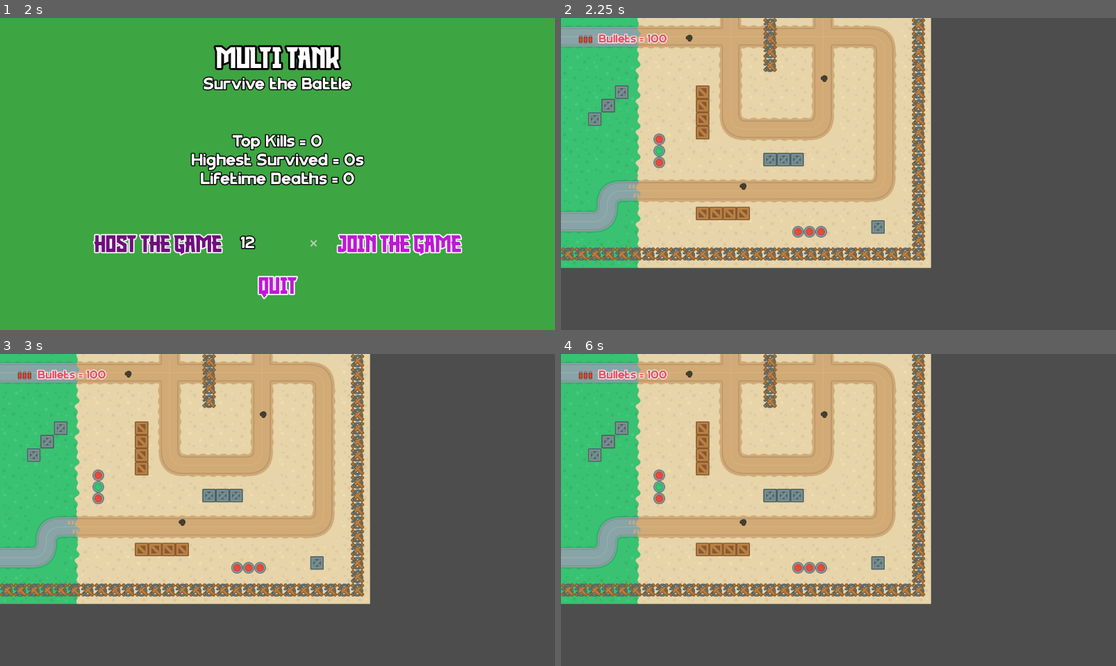
Above: before the commit, frames 1-4 (two rows, left to right).
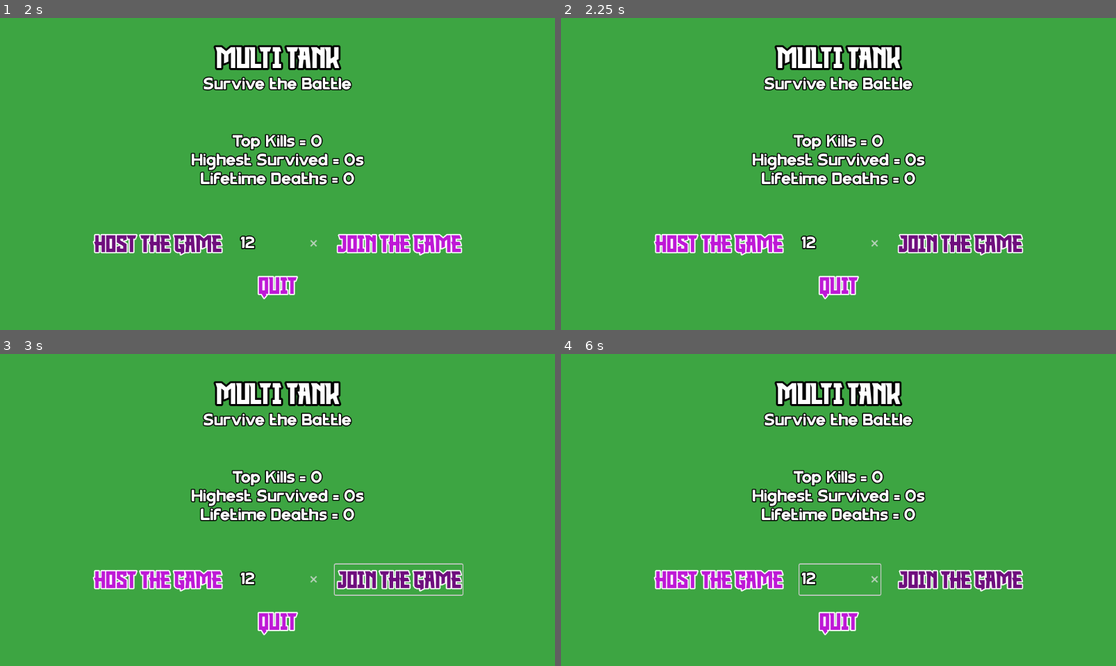
Above: after the commit, the same moments.

Repository: ki8yk8/game-dev-resolution
Game: Godot game, scene res://Scenes/main_menu.tscn
Two runs of this game, one before a commit and one after it. Both use one fixed random seed, a clock stepped at 60 frames per second and the inputs below.
Inputs (mouse positions are in pixels of both pictures, inside the frame that each line leads up to):
- Up to frame 1 (2 s): click (277, 242) at 0.52 s; type "12" at 0.6 s; click "Host The Game" at 1.25 s
- Up to frame 2 (2.25 s): click "Join the Game" at 2 s
- Up to frame 3 (3 s): hold Right (right) from 2.78 s (still down); tap Alt at 2.85 s
- Up to frame 4 (6 s): release Right (right) at 3.53 s; hold S (down) 3.53-4.28 s; tap Shift at 3.6, 5.1 s; hold Right (right) 4.28-5.03 s; tap Alt at 4.35, 5.85 s; hold Up (up) 5.03-5.78 s; hold Left (left) from 5.78 s (still down)

Frame 1 is identical in both runs. In frame 2, 100% of the frame differs, in the area x 0-100%, y 0-100%; in frame 3, 100%; in frame 4, 100%.

Commit message:
updates code for interacting from main menu

Diff:
--- a/Scenes/main_menu.tscn
+++ b/Scenes/main_menu.tscn
@@ -169,5 +169,6 @@
 text = "Quit"
 flat = true
 
-[connection signal="pressed" from="MarginContainer/VBoxContainer/MarginContainer2/HBoxContainer/ClientJoin" to="." method="_on_start_the_game_pressed"]
+[connection signal="pressed" from="MarginContainer/VBoxContainer/MarginContainer2/HBoxContainer/HostJoin" to="." method="_on_host_join_pressed"]
+[connection signal="pressed" from="MarginContainer/VBoxContainer/MarginContainer2/HBoxContainer/ClientJoin" to="." method="_on_client_join_pressed"]
 [connection signal="pressed" from="MarginContainer/VBoxContainer/HBoxContainer2/Quit" to="." method="_on_quit_pressed"]
--- a/Scripts/game_manager.gd
+++ b/Scripts/game_manager.gd
@@ -1,6 +1,12 @@
 extends Node
 
+const PORT = 8911
+const MAX_TANKS = 4
 const BULLETS_SPAWN_DELAY = 10    # in seconds
+
+var peer: ENetMultiplayerPeer
+var bullet_counter = 0
+var game_scene: Node = null
 
 var GAME_STATE = {
 	"top_kills": 0,
@@ -10,3 +16,54 @@
 
 func get_game_state() -> Dictionary:
 	return GAME_STATE
+
+func host_game() -> bool:
+	peer = ENetMultiplayerPeer.new()
+	var error = peer.create_server(PORT, MAX_TANKS)
+	if error != OK:
+		print("Failed to connect")
+		return false
+
+	multiplayer.multiplayer_peer = peer
+	print("Game Hosting Started", PORT)
+	return true
+
+func join_game(ip_address: String) -> bool:
+	peer = ENetMultiplayerPeer.new()
+	var error = peer.create_client(ip_address, PORT)
+
+	if error != OK:
+		print("Failed to join server")
+		return false
+
+	multiplayer.multiplayer_peer = peer
+	print("Joining the server")
+	return true
+
+func register_game_scene(scene: Node) -> void:
+	game_scene = scene
+
+	if multiplayer.is_server():
+		game_scene.add_tank(1)
+	else:
+		await get_tree().process_frame
+
+func unregister_game_scene(scene: Node) -> void:
+	if game_scene == scene:
+		game_scene = null
+
+@rpc("any_peer", "reliable")
+func request_spawn() -> void:
+	if not multiplayer.is_server() or game_scene == null:
+		return
+
+	var peer_id = multiplayer.get_remote_sender_id()
+	game_scene.add_tank(peer_id)
+
+func disconnect_from_game() -> void:
+	if multiplayer.multiplayer_peer:
+		multiplayer.multiplayer_peer.close()
+
+	multiplayer.multiplayer_peer = null
+	peer = null
+	game_scene = null
--- a/Scripts/game_play.gd
+++ b/Scripts/game_play.gd
@@ -1,7 +1,4 @@
 extends Node2D
-
-const PORT = 8911
-const MAX_TANKS = 4
 
 const tank_scene: PackedScene = preload("res://Scenes/tank.tscn")
 const bullet_scene: PackedScene = preload("res://Scenes/bullet.tscn")
@@ -10,39 +7,14 @@
 @onready var bullets: Node2D = $Bullets
 @onready var spawn_markers: Node2D = $SpawnMarkers
 
-var peer: ENetMultiplayerPeer
 var bullet_counter = 0
 
 func _ready() -> void:
-	multiplayer.peer_connected.connect(_on_peer_connected)
-	multiplayer.peer_disconnected.disconnect(_on_peer_disconnected)
+	multiplayer.peer_disconnected.connect(_on_peer_disconnected)
+	GameManager.register_game_scene(self)
 
-func host_game() -> void:
-	peer = ENetMultiplayerPeer.new()
-	var error = peer.create_server(PORT, MAX_TANKS)
-	if error != OK:
-		print("Failed to connect")
-		return
-
-	multiplayer.multiplayer_peer = peer
-	print("Game Hosting Started", PORT)
-	add_tank(1)
-
-func join_game(ip_address: String) -> void:
-	peer = ENetMultiplayerPeer.new()
-	var error = peer.create_client(ip_address, PORT)
-
-	if error != OK:
-		print("Failed to join server")
-		return
-
-	multiplayer.multiplayer_peer = peer
-	print("Joining the server")
-
-func _on_peer_connected(peer_id: int) -> void:
-	if not multiplayer.is_server():
-		return
-	add_tank(peer_id)
+func _exit_tree() -> void:
+	GameManager.unregister_game_scene(self)
 
 func _on_peer_disconnected(peer_id: int) -> void:
 	if not multiplayer.is_server():
--- a/Scripts/main_menu.gd
+++ b/Scripts/main_menu.gd
@@ -3,6 +3,8 @@
 @onready var top_kills_label = $MarginContainer/VBoxContainer/MarginContainer/VBoxContainer/Label2
 @onready var highest_survived_label = $MarginContainer/VBoxContainer/MarginContainer/VBoxContainer/Label3
 @onready var lifetime_deaths_label = $MarginContainer/VBoxContainer/MarginContainer/VBoxContainer/Label4
+
+@onready var ip_input: LineEdit = $MarginContainer/VBoxContainer/MarginContainer2/HBoxContainer/LineEdit
 
 func _ready() -> void:
 	# TODO: add conversion of highest survived time to proper format like hour minute and seconds
@@ -11,8 +13,19 @@
 	highest_survived_label.text = "Highest Survived = "+str(game_state.get("highest_survived", 0))+"s"
 	lifetime_deaths_label.text = "Lifetime Deaths = "+str(game_state.get("lifetime_deaths", 0))
 
-func _on_start_the_game_pressed() -> void:
-	get_tree().change_scene_to_file("res://Scenes/game_play.tscn")
+func _on_host_join_pressed() -> void:
+	var success = GameManager.host_game()
+	if success:
+		get_tree().change_scene_to_file("res://Scenes/game_play.tscn")
+
+func _on_client_join_pressed() -> void:
+	var ip_address = ip_input.text.strip_edges()
+	if ip_address == "":
+		ip_address = "127.0.0.1"
+
+	var success = GameManager.join_game(ip_address)
+	if success:
+		get_tree().change_scene_to_file("res://Scenes/game_play.tscn")
 
 func _on_quit_pressed() -> void:
 	get_tree().quit()
